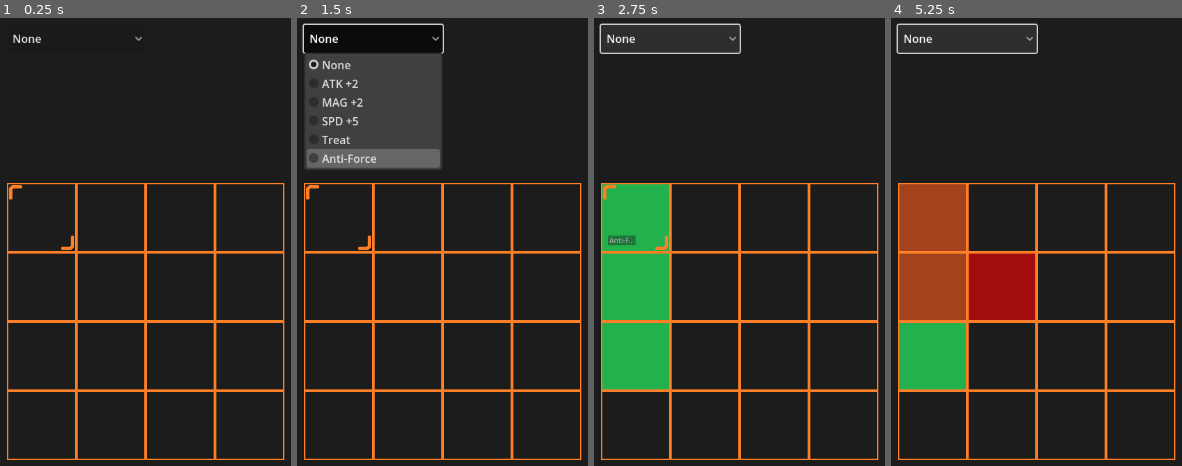
Above: before the commit, frames 1-4 (left to right).
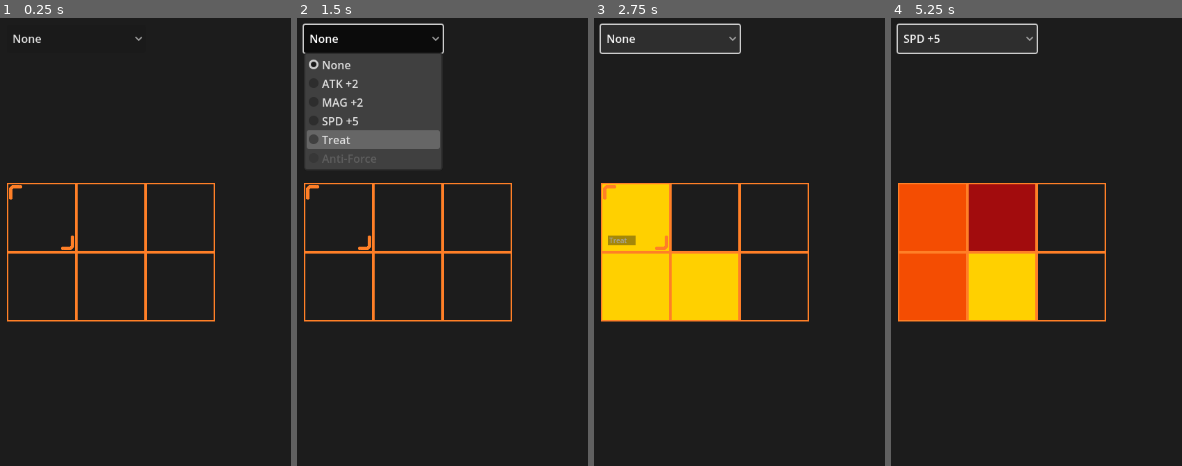
Above: after the commit, the same moments.

Repository: Cyaorn/Inv-System
Game: Godot game, scene res://scenes/inventory.tscn
The game is run twice, just before and just after one commit, with the same random seed, the same clock (stepped at 60 frames per second) and the same inputs.
Inputs:
- Up to frame 1 (0.25 s): no input
- Up to frame 2 (1.5 s): click "None" at 0.5 s; tap Enter at 1.25 s; hold Up (ui_up) from 1.28 s (still down); tap F (ui_f) at 1.35 s
- Up to frame 3 (2.75 s): tap Space at 2 s; release Up (ui_up) at 2.03 s; hold Down (ui_down) from 2.03 s (still down); tap F (ui_f) at 2.1 s
- Up to frame 4 (5.25 s): tap Enter at 2.75, 5 s; release Down (ui_down) at 2.78 s; hold Up (ui_up) 2.78-3.5 s; tap F (ui_f) at 2.85, 4.35, 5.1 s; click "Anti-Force" (after the commit: "Treat") at 3.5 s; tap Space at 4.25 s; hold Up (ui_up) 4.28-5.03 s; hold Down (ui_down) from 5.03 s (still down)

The runs differ from the first frame. In frame 1, 3.6% of the frame differs, in the area x 2-98%, y 36-99%; in frame 2, 7.3%; in frame 3, 17%; in frame 4, 21%, in the area x 2-98%, y 3-99%.
Error before the commit: Invalid access to property or key 'spaces' on a base object of type 'Nil'. (res://scripts/active_layer.gd:96)
Error after the commit: Invalid access to property or key 'spaces' on a base object of type 'Nil'. (res://scripts/active_layer.gd:114)

Commit message:
added importing weapon data, and more flexible logic around variable ROWS/COLS parameters, still need to add a way to switch between weapons

Diff:
--- /dev/null
+++ b/data/WeaponData.json
@@ -0,0 +1,20 @@
+{
+  "1": {
+	"Name": "Dagger",
+	"Height": 2,
+	"Width": 3,
+	"Power": 3,
+	"SecretName": "SPD +5",
+	"SecretEffect": "S,5",
+	"Embedded": "1;0,0"
+  },
+  "2": {
+	"Name": "Broadsword",
+	"Height": 4,
+	"Width": 4,
+	"Power": 6,
+	"SecretName": "ATK +10",
+	"SecretEffect": "A,10",
+	"Embedded": null
+  }
+}
--- a/project.godot
+++ b/project.godot
@@ -18,6 +18,7 @@
 [autoload]
 
 DataLoader="*res://scripts/DataLoader.gd"
+PlayerData="*res://scripts/PlayerData.gd"
 
 [debug]
 
--- a/scenes/inventory.tscn
+++ b/scenes/inventory.tscn
@@ -22,6 +22,14 @@
 offset_right = 1152.0
 offset_bottom = 648.0
 color = Color(0.111197, 0.111197, 0.111197, 1)
+
+[node name="SkillSelector" type="OptionButton" parent="."]
+layout_mode = 0
+offset_left = 10.0
+offset_top = 10.0
+offset_right = 210.0
+offset_bottom = 50.0
+script = ExtResource("3_ty45s")
 
 [node name="SkillPalette" type="MarginContainer" parent="."]
 layout_mode = 0
@@ -51,10 +59,4 @@
 [node name="Cursor" parent="SkillPalette/GridContainer/Active" instance=ExtResource("5_uae8j")]
 visible = false
 
-[node name="SkillSelector" type="OptionButton" parent="."]
-layout_mode = 0
-offset_left = 10.0
-offset_top = 10.0
-offset_right = 210.0
-offset_bottom = 50.0
-script = ExtResource("3_ty45s")
+[connection signal="piece_too_large" from="SkillPalette/GridContainer/Active" to="SkillSelector" method="_on_active_piece_too_large"]
--- a/scripts/DataLoader.gd
+++ b/scripts/DataLoader.gd
@@ -1,41 +1,43 @@
 extends Node
 
+# signal item_data_loaded
+signal weapon_data_loaded
+
 # maps skill type to corresponding tile in atlas
-const skill_type_map := ["Stat", null, null, null, "Other", null, null, "Command"]
-# these are subject to change later
-const ROWS := 4
-const COLS := 4
+const skill_type_map := ["Stat", null, null, null, "Other", null, "Command", "Etched"]
 
 # item data
 var item_data := {} # might want to use a regular array if the ids are integers
 @onready var item_data_path = "res://data/ItemData.json"
 
-# player data
-
-# stores all the items where
-# 	key: item_id, value: array of slots occupied by item
-# eventually:
-#	key: weapon_id, value: array of (item_id, [slot_id], stuck?) tuples
-#	[stuck?] will determine if the skill piece is permanently attached to weap.
-var item_dict := {}
+# weapon data
+var weapon_data := {}
+@onready var weapon_data_path = "res://data/WeaponData.json"
 
 func _ready() -> void:
-	load_data(item_data_path)
+	connect("weapon_data_loaded", PlayerData.initialize_weapon)
+	connect("weapon_data_loaded", _announce_load)
+	load_item_data(item_data_path)
+	load_weapon_data(weapon_data_path)
 	set_grid_data()
 
-func load_data(path) -> void:
+func _announce_load():
+	print("Weapon data loaded!")
+
+func load_item_data(path) -> void:
 	if not FileAccess.file_exists(path):
 		print("Item data file not found")
 		return
-	var item_data_file = FileAccess.open(path, FileAccess.READ)
-	var raw_item_data = JSON.parse_string(item_data_file.get_as_text())
-	item_data_file.close()
+	var data_file = FileAccess.open(path, FileAccess.READ)
+	var raw_item_data = JSON.parse_string(data_file.get_as_text())
+	data_file.close()
 	# print(item_data)
 	var temp_item_data = {}
 	for key in raw_item_data.keys():
 		var temp_item : Item = Item.new()
 		var temp_size : String
 		var temp_array := []
+		temp_item.id = int(key)
 		temp_item.name = raw_item_data[key]["Name"]
 		temp_item.effect = raw_item_data[key]["Effect"]
 		temp_item.type = raw_item_data[key]["Type"]
@@ -48,8 +50,44 @@
 	item_data = temp_item_data
 	# print(item_data)
 
+func load_weapon_data(path) -> void:
+	if not FileAccess.file_exists(path):
+		print("Weapon data file not found")
+		return
+	var data_file = FileAccess.open(path, FileAccess.READ)
+	var raw_data = JSON.parse_string(data_file.get_as_text())
+	data_file.close()
+
+	var temp_data = {}
+	for key in raw_data.keys():
+		var temp_weapon := Weapon.new()
+		temp_weapon.id = int(key)
+		temp_weapon.name = raw_data[key]["Name"]
+		temp_weapon.width = raw_data[key]["Width"]
+		temp_weapon.height = raw_data[key]["Height"]
+		temp_weapon.power = raw_data[key]["Power"]
+		temp_weapon.secret_name = raw_data[key]["SecretName"]
+		temp_weapon.secret_effect = raw_data[key]["SecretEffect"]
+		temp_weapon.embedded = {}
+
+		if raw_data[key]["Embedded"] == null or \
+		   raw_data[key]["Embedded"] == "":
+			temp_data.set(int(key), temp_weapon)
+			continue
+		var embedded = raw_data[key]["Embedded"].split("/")
+		for embed in embedded:
+			var split = embed.split(";")
+			var item_id = split[0]
+			var coords = split[1].split(",")
+			coords = Vector2i(int(coords[0]), int(coords[1]))
+			temp_weapon.embedded.set(item_id, coords)
+		temp_data.set(int(key), temp_weapon)
+	weapon_data = temp_data
+	# print(weapon_data)
+	emit_signal("weapon_data_loaded")
+
 func set_grid_data() -> void:
 	pass
 
 func _child_to_vector(slot_id : int) -> Vector2i:
-	return Vector2i(slot_id % COLS, int(slot_id / ROWS))
+	return Vector2i(slot_id % PlayerData.COLS, int(slot_id / PlayerData.COLS))
--- /dev/null
+++ b/scripts/PlayerData.gd
@@ -0,0 +1,16 @@
+extends Node
+
+# stores all the items where
+# 	key: item_id, value: array of slots occupied by item
+# eventually:
+#	key: weapon_id, value: array of (item_id, [slot_id], stuck?) tuples
+#	[stuck?] will determine if the skill piece is permanently attached to weap.
+var item_dict := {}
+
+var current_weapon := 1
+var ROWS : int
+var COLS : int
+
+func initialize_weapon():
+	ROWS = DataLoader.weapon_data[current_weapon].height
+	COLS = DataLoader.weapon_data[current_weapon].width
--- a/scripts/active_layer.gd
+++ b/scripts/active_layer.gd
@@ -5,11 +5,12 @@
 signal piece_placed
 signal piece_removed_from_board
 signal piece_lifted
+signal piece_too_large
 
 @onready var board = $Board
 @onready var cursor = $Cursor
 @onready var item_data = DataLoader.item_data
-@onready var item_dict = DataLoader.item_dict
+@onready var item_dict = PlayerData.item_dict
 const tile_id = 0
 const TILE_SIZE := 100
 const TRANSLUCENT := Color(1, 1, 1, 0.4)
@@ -25,6 +26,7 @@
 func _ready() -> void:
 	# connect("cursor_hovering", cursor.update_tooltip)
 	_reset_piece_variables(0, true)
+	fix_selections()
 	# draw_piece()
 
 func _process(_delta) -> void:
@@ -79,18 +81,34 @@
 	emit_signal("cursor_hovering", cur_pos)
 
 func _reset_piece():
-	print("Resetting piece")
-	print("Color: " + str(self_modulate))
+	# print("Resetting piece")
+	# print("Color: " + str(self_modulate))
 	clear_piece()
 	draw_piece()
 
+# Pretty inefficient function since it checks through every single possible
+#   square in every piece, but it should only run whenever the player equips
+#   a different weapon
+func fix_selections():
+	for key in item_data.keys():
+		# print("Item: " + item_data[key].name)
+		for coord in item_data[key].spaces:
+			# print(coord)
+			if coord.x >= PlayerData.COLS or coord.y >= PlayerData.ROWS:
+				print("Piece too big: " + item_data[key].name, key)
+				emit_signal("piece_too_large", key)
+
 # runs whenever a new option is selected in dropdown
 func update_piece(item_id) -> void:
-	# if previous selected piece was None
+	# if previous selected piece was not None, clear it
 	if current_id != 0:
 		clear_piece()
-	_reset_piece_variables(item_id, true)
-	draw_piece()
+	_reset_cursor()
+	_reset_piece_variables(item_id)
+
+	# if current piece is not None, draw it
+	if item_id != 0:
+		draw_piece()
 
 func clear_piece() -> void:
 	for i in current_item.spaces:
@@ -107,15 +125,15 @@
 		return false
 	for i in current_item.spaces:
 		var new_pos = i + cur_pos + dir
-		if new_pos.x < 0 or new_pos.x >= DataLoader.COLS or \
-		   new_pos.y < 0 or new_pos.y >= DataLoader.ROWS:
+		if new_pos.x < 0 or new_pos.x >= PlayerData.COLS or \
+		   new_pos.y < 0 or new_pos.y >= PlayerData.ROWS:
 			return false
 	return true
 
 func _can_move_cursor(dir) -> bool:
 	var new_pos = dir + cur_pos
-	return new_pos.x >= 0 and new_pos.x < DataLoader.COLS and \
-		   new_pos.y >= 0 and new_pos.y < DataLoader.ROWS
+	return new_pos.x >= 0 and new_pos.x < PlayerData.COLS and \
+		   new_pos.y >= 0 and new_pos.y < PlayerData.ROWS
 
 func move_piece(_dir) -> void:
 	if piece_selected: # can_move logic offloaded to move_cursor function
@@ -171,6 +189,7 @@
 	# erase cells from Board Layer
 	for i in item_dict[hover_id]:
 		board.erase_cell(DataLoader._child_to_vector(i))
+		# print("Erasing cell " + str(DataLoader._child_to_vector(i)))
 
 	# reset item_id of slots
 	emit_signal("piece_removed_from_board", item_dict[hover_id])
--- a/scripts/grid_container.gd
+++ b/scripts/grid_container.gd
@@ -1,20 +1,17 @@
 extends GridContainer
-
-signal reporting_tooltip
-
-const ROWS := DataLoader.ROWS
-const COLS := DataLoader.COLS
 
 func _ready() -> void:
 	pass
 
 func update_slots(cur_pos : Vector2i, item_id : int, item : Item) -> void:
 	var slots := []
+	# print("Spaces: " + str(item.spaces))
 	for i in item.spaces:
 		var slot = _vector_to_child(cur_pos + i)
+		# print("Adding to slot " + str(slot))
 		slot.item_id = item_id
 		slots.append(slot.slot_id)
-	DataLoader.item_dict.set(item_id, slots)
+	PlayerData.item_dict.set(item_id, slots)
 
 func reset_slots(slot_ids : Array) -> void:
 	for slot_id in slot_ids:
@@ -22,12 +19,12 @@
 
 # add 1 to skip over the Active Layer child
 func _vector_to_child(vec : Vector2i) -> Node:
-	return get_child(vec.y * COLS + vec.x + 1)
+	# print("Child No. " + str(vec.y * PlayerData.COLS + vec.x + 1))
+	return get_child(vec.y * PlayerData.COLS + vec.x + 1)
 
 func report_name(cur_pos : Vector2i) -> void:
 	var slot = _vector_to_child(cur_pos)
 	var _name = ""
 	if slot.item_id > 0:
 		_name = DataLoader.item_data[slot.item_id].name
-	# print("Emitting reporting_tooltip: " + str(_name))
-	emit_signal("reporting_tooltip", _name, slot.item_id)
+	$Active/Cursor.update_tooltip(_name, slot.item_id)
--- a/scripts/inventory.gd
+++ b/scripts/inventory.gd
@@ -7,25 +7,39 @@
 @onready var cursor = $SkillPalette/GridContainer/Active/Cursor
 
 # grid data
-var ROWS : int = 4
-var COLS : int = 4
 var grid_array := []
+var current_weapon : int = PlayerData.current_weapon
 
 func _ready() -> void:
+	# should probably put these signals in another autoload function
 	skill_selector.connect("item_selected", skill_selector.report_selected)
 	skill_selector.connect("report_id", active_layer.update_piece)
 	active_layer.connect("reset_selection", skill_selector.reset_selection)
-	active_layer.connect("piece_placed", skill_selector.remove_selection)
+	active_layer.connect("piece_too_large", skill_selector.remove_selection)
+	active_layer.connect("piece_placed", skill_selector._remove_selection)
 	active_layer.connect("piece_placed", grid_container.update_slots)
 	active_layer.connect("piece_removed_from_board", grid_container.reset_slots)
 	active_layer.connect("piece_lifted", skill_selector.add_selection)
-	# probably a more efficient way than to go signal -> signal to report data
 	active_layer.connect("cursor_hovering", grid_container.report_name)
-	grid_container.connect("reporting_tooltip", cursor.update_tooltip)
-	# -----------------------------------------------------------------------
-	grid_container.columns = COLS
-	for i in range(ROWS * COLS):
+	reset_grid()
+
+func _process(_delta) -> void:
+	if Input.is_action_just_pressed("ui_down"):
+		print(grid_array)
+		print(PlayerData.item_dict)
+
+func reset_grid() -> void:
+	# delete old slot nodes
+	for slot in grid_array:
+		grid_container.remove_child(slot)
+		slot.queue_free()
+
+	# Recreate new grid
+	grid_array = []
+	grid_container.columns = PlayerData.COLS
+	for i in range(PlayerData.ROWS * PlayerData.COLS):
 		create_slot()
+	# print(grid_array)
 
 func create_slot() -> void:
 	var new_slot = slot_scene.instantiate()
--- a/scripts/skill_selector.gd
+++ b/scripts/skill_selector.gd
@@ -8,9 +8,11 @@
 var current_item : int
 
 func _ready() -> void:
-	add_item("None")
+	add_item("None", 0)
 	for key in item_data.keys():
+		# print(item_data[key].name, key)
 		add_item(item_data[key].name, key)
+	# print("SkillSelector ready!")
 
 func report_selected(idx) -> void:
 	emit_signal("report_id", get_item_id(idx))
@@ -18,13 +20,21 @@
 func reset_selection() -> void:
 	selected = 0
 
-func remove_selection(_cur_pos, id, _item) -> void:
-	# remove_item(get_item_index(id))
+
+func remove_selection(id) -> void:
+	# print("Disabling piece")
 	set_item_disabled(get_item_index(id), true)
-	selected = 0
+
+func _remove_selection(_cur_pos, id, _item) -> void:
+	remove_selection(id)
+	reset_selection()
 
 func add_selection(item_id: int) -> void:
 	var idx = get_item_index(item_id)
 	set_item_disabled(idx, false)
 	print(is_item_disabled(idx))
 	selected = idx
+
+
+func _on_active_piece_too_large(id) -> void:
+	remove_selection(id)
--- a/scripts/slot.gd
+++ b/scripts/slot.gd
@@ -2,3 +2,6 @@
 
 var slot_id : int
 var item_id : int = -1
+
+func _to_string() -> String:
+	return "Slot ID: " + str(slot_id) + ", Item_ID: " + str(item_id)
--- /dev/null
+++ b/scripts/weapon.gd
@@ -0,0 +1,21 @@
+class_name Weapon
+
+var id : int
+var name : String
+var height : int
+var width : int
+var power : int
+var secret_name : String
+var secret_effect : String
+
+# embedded will store key: item_id, value: Vector2i pairs
+var embedded : Dictionary
+
+func _to_string() -> String:
+	return "Id: " + str(id) + \
+		   "\nName: " + str(name) + \
+		   "\nDimensions: " + str(width) + ", " + str(height) + \
+		   "\nPower: " + str(power) + \
+		   "\nSecret: " + str(secret_name) + \
+		   "\nEffect: " + str(secret_effect) + \
+		   "\nEmbedded: " + str(embedded) + "\n"
Not shown, added: scripts/PlayerData.gd.uid
Not shown, added: scripts/weapon.gd.uid
Not shown, changed: README.md
